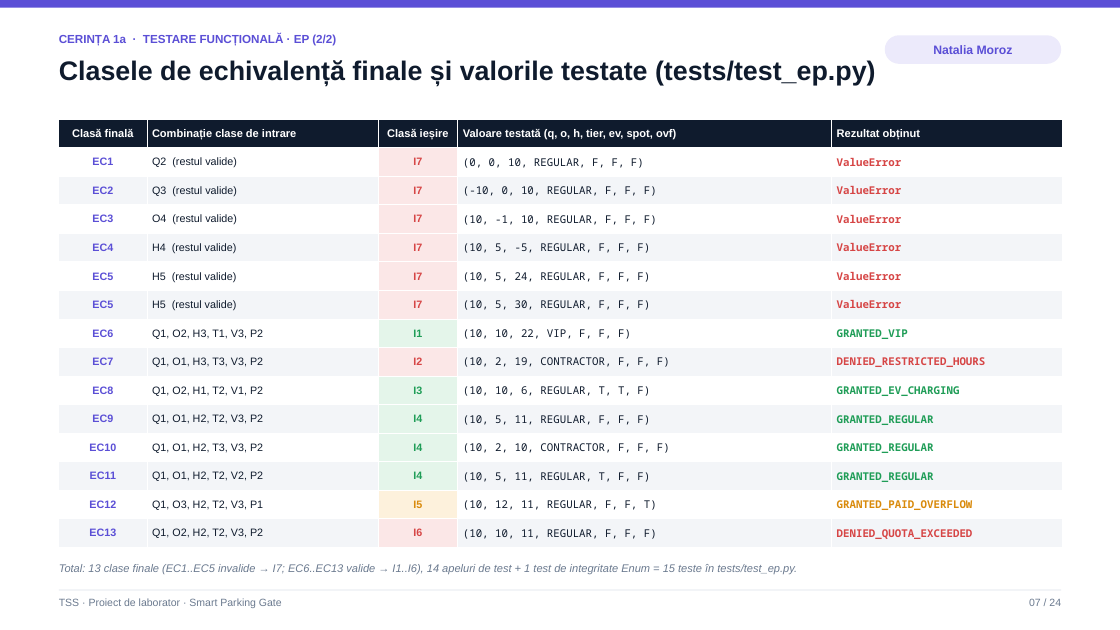
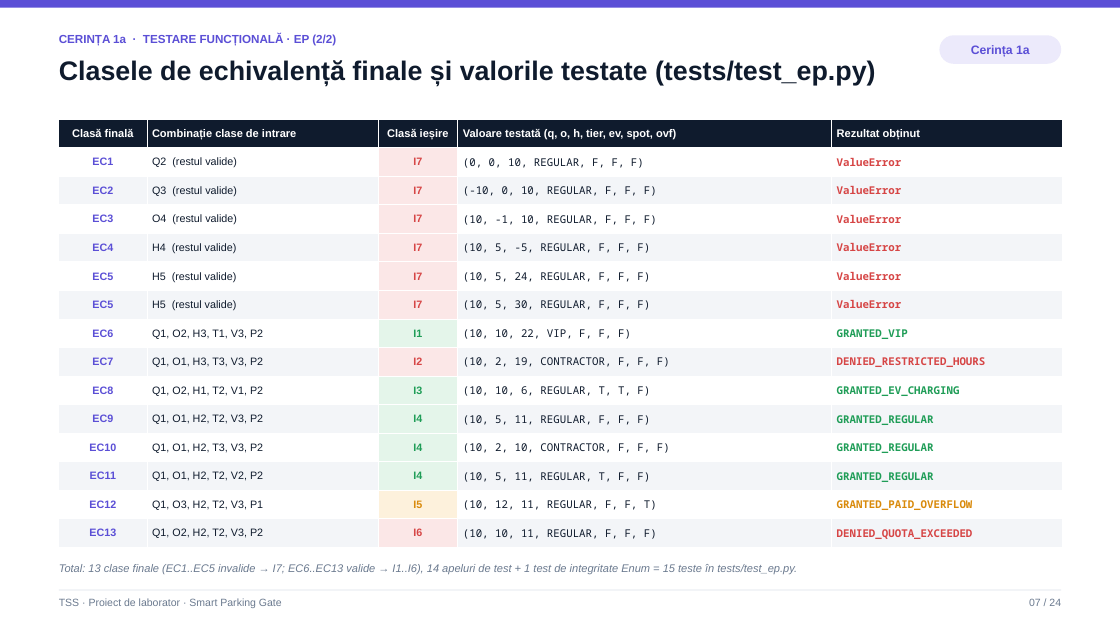
Before and after one commit to victormura/tss, a slide deck: slide 7 of proiect_laborator/docs/Prezentare_Laborator_TSS.pptx. Drawn at 1120x630 pixels with LibreOffice and Linux fonts; fonts in the diff are those of the drawing. Boxes give left, top, right and bottom in pixels: in the first picture for what was removed or moved away, otherwise in the second. Text is boxed around its words. In the diff, an @@ line names an element or a change of style, - is before the commit and + after.

```diff
--- a/proiect_laborator/docs/Prezentare_Laborator_TSS.pptx
+++ b/proiect_laborator/docs/Prezentare_Laborator_TSS.pptx
@@ rounded rectangle "Cerința 1a": place and size @@
-rounded rectangle "Cerința 1a" at (885,35,1061,64)
+rounded rectangle "Cerința 1a" at (939,35,1061,64)
@@ text in rounded rectangle at (971,45,1030,57): text changed @@
-Natalia Moroz
+Cerința 1a
```
Also in this commit, not shown: 23 other slides changed, 5 other files.
